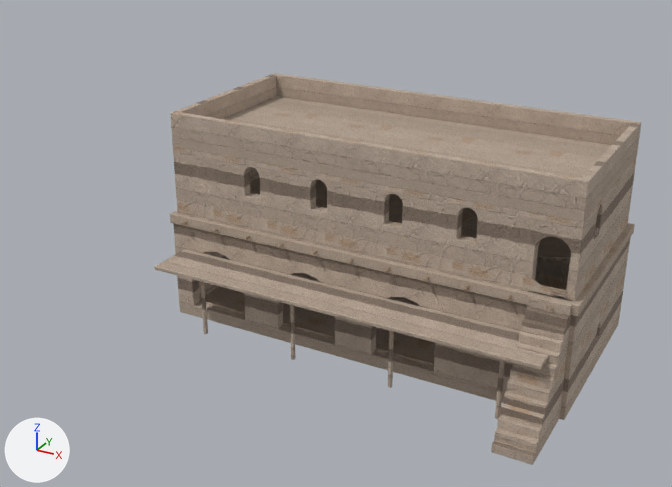
Before and after pictures for a commit that changed the glTF model assets/models/kit/shops_4.glb.
One viewpoint serves both versions: a 50 mm lens placed at (14.8, -32.3, 19.0), pointed at (-0.1, -5.2, 5.5). Arrows for +X, +Y and +Z are at lower left; the lights stay in place. The older version comes first. Vertices at exactly the same position are counted once.

The first picture shows 'shops'.
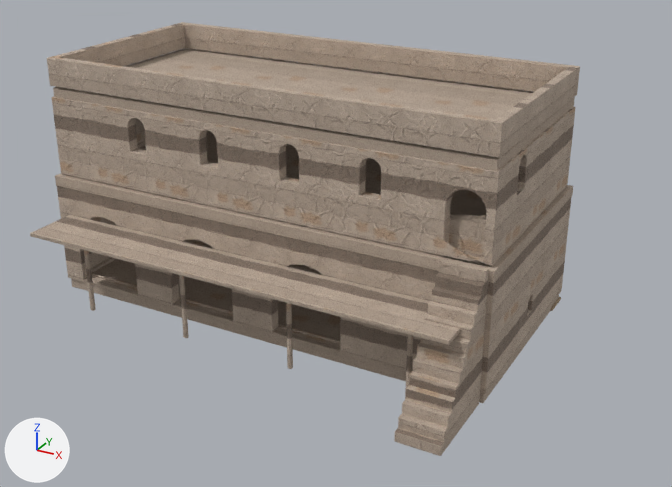
Pixel boxes (x1, y1, x2, y2) of what changed, in the pictures (672 x 487 px):
'shops', reshaped, moved, rescaled (13% wider, 11% taller): before (154, 73, 642, 465); after (30, 22, 580, 456)

Edits to the bpy script that builds the scene:
```text
Change me_cube_001:
    used by ob_shops; location = (0.0, 0.0, 0.0)
    remove me_cube_001.from_pydata(...)  # 11081 vertices, 21896 faces; spans x -8.6..8.6, y -7.1..4.1, z 0.0..8.9
    add me_cube_001.from_pydata(...)  # 11081 vertices, 21896 faces; spans x 0.0..32767.0, y -21476.0..0.0, z 0.0..17139.0
    me_cube_001 part 1: 11081 of 11081 vertices moved; they spanned x -8.6..8.6, y -7.1..4.1, z 0.0..8.9 and now span x 0.0..32767.0, y -21476.0..0.0, z 0.0..17139.0; mean shift (17209.4, -9043.6, 8262.2)
Change ob_shops:
    ob_shops.location: (0.0, 0.0, 0.0) -> (-7.78, -3.42, 4.35)
    ob_shops.scale: (1.0, 1.0, 1.0) -> (0.000475, 0.000475, 0.000475)
```
